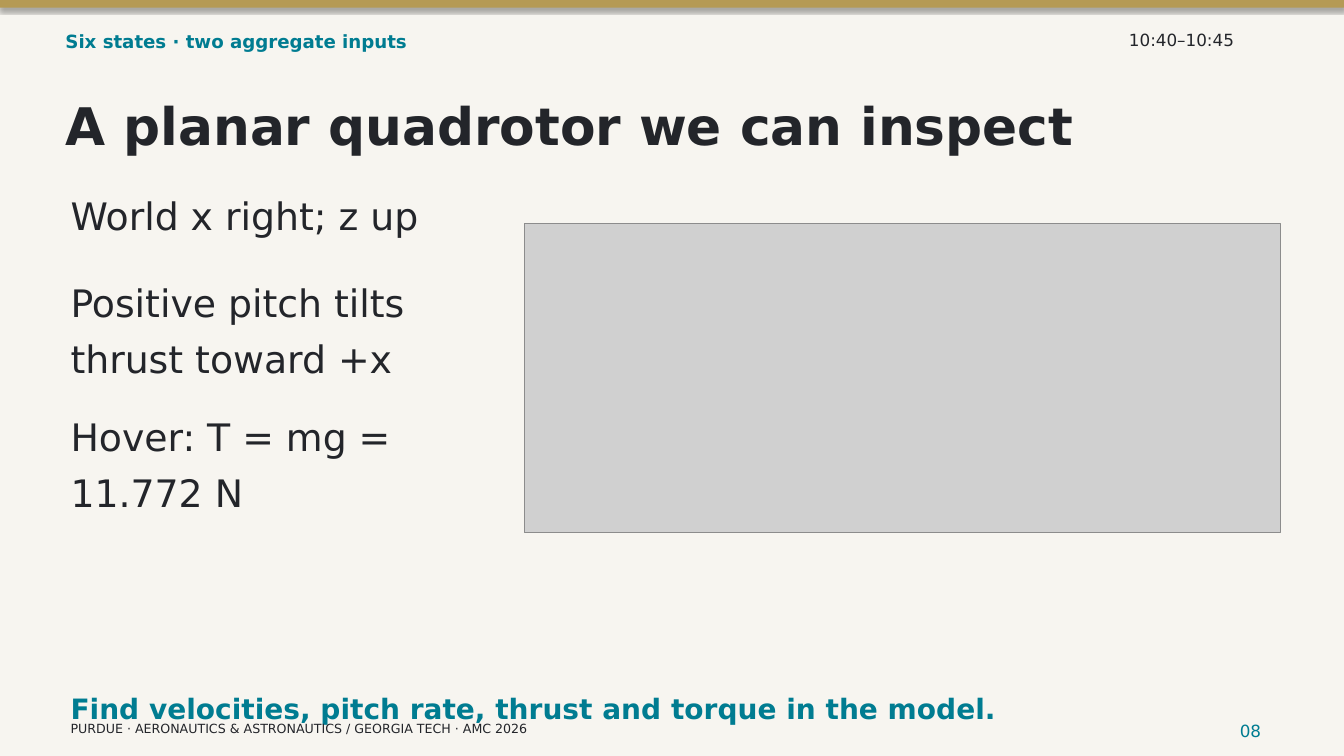
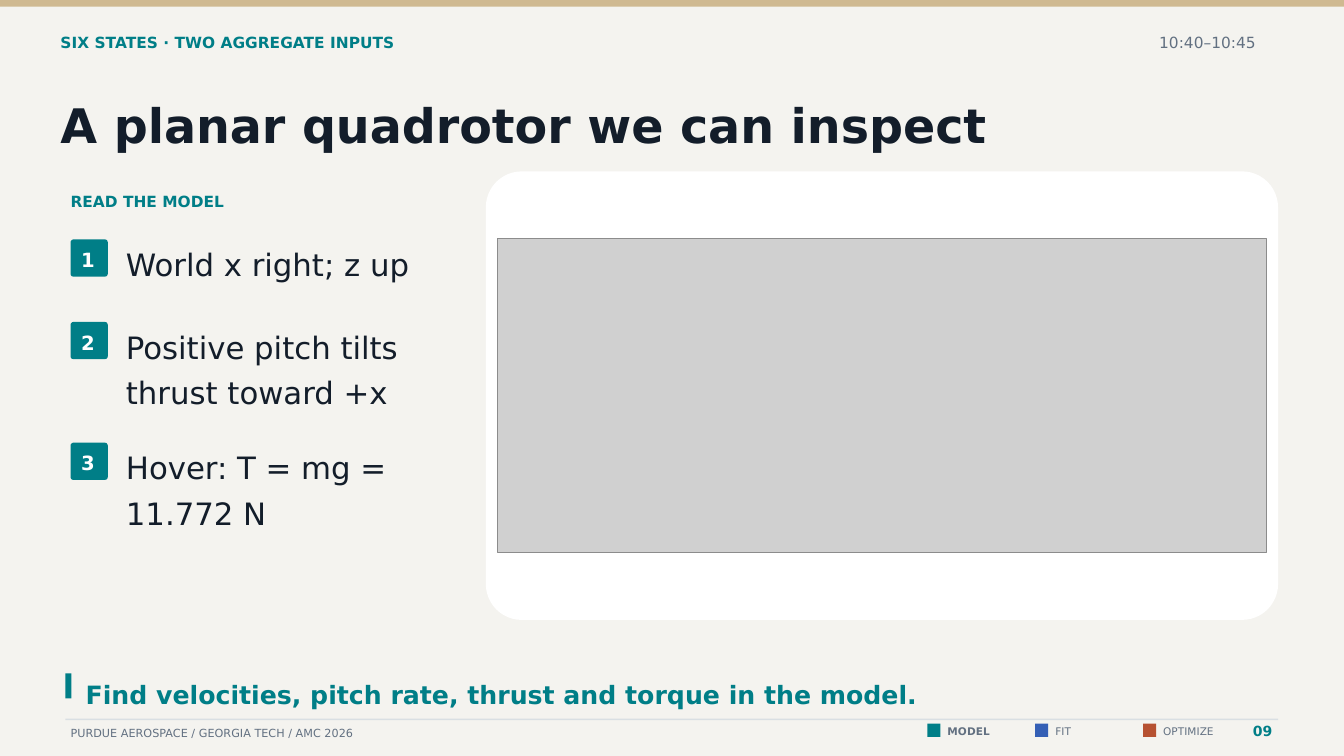
Before and after one commit to CogniPilot/rumoca-workshop, a slide deck: slide 9 of slides/workshop.pptx (slide 8 before the commit). Drawn at 1344x756 pixels with LibreOffice and Linux fonts; fonts in the diff are those of the drawing; grey boxes stand for pictures. Boxes give left, top, right and bottom in pixels: in the first picture for what was removed or moved away, otherwise in the second. Text is boxed around its words. In the diff, an @@ line names an element or a change of style, - is before the commit and + after.

Commit message:
Connect the workshop to interactive models, extensible backends and tested cloud tools

```diff
--- a/slides/workshop.pptx
+++ b/slides/workshop.pptx
@@ background #F7F5F0 to #F4F3EF @@
@@ rectangle at (0,0,1344,7): fill #B59A55 to #CFB991; shadow off @@
@@ text "10:40–10:45": place and size @@
-text "10:40–10:45" at (1129,33,1234,47)
+text "10:40–10:45" at (1159,36,1256,48)
@@ text "10:40–10:45" at (1159,36,1256,48): size 12 to 11 pt, text colour #23252A to #627081 @@
@@ text at (60,36,394,49): text changed; size 13 to 11 pt; text colour #007C91 to #007E87 @@
-Six states · two aggregate inputs
+SIX STATES · TWO AGGREGATE INPUTS
@@ text "A planar quadrotor we can ..." at (60,107,987,153): size 37 to 34 pt, text colour #23252A to #131D2A @@
@@ rounded rectangle added at (486,171,1278,620), fill #FFFFFF @@
@@ text added at (71,195,224,208), 11 pt, text #007E87, bold @@
+READ THE MODEL
@@ size 27 to 22 pt, text colour #23252A to #131D2A in 3 elements at (126,456,350,525), (126,335,398,405), (126,252,409,283) @@
@@ text "World x right; z up": place and size @@
-text "World x right; z up" at (71,201,418,238)
+text "World x right; z up" at (126,252,409,283)
@@ picture: place and size @@
-picture at (524,223,1280,532)
+picture at (498,238,1266,553)
@@ rounded rectangle added at (71,240,108,277), fill #007E87 @@
@@ text added at (81,252,95,267), 14 pt, text #FFFFFF, bold @@
+1
@@ rounded rectangle added at (71,322,108,359), fill #007E87 @@
@@ text "Positive pitch tilts": place and size @@
-text "Positive pitch tilts" at (71,288,404,374)
+text "Positive pitch tilts" at (126,335,398,405)
@@ text added at (81,335,95,350), 14 pt, text #FFFFFF, bold @@
+2
@@ rounded rectangle added at (71,443,108,480), fill #007E87 @@
@@ text "Hover: T = mg =": place and size @@
-text "Hover: T = mg =" at (71,423,347,507)
+text "Hover: T = mg =" at (126,456,350,525)
@@ text added at (81,455,95,471), 14 pt, text #FFFFFF, bold @@
+3
@@ rectangle added at (66,674,72,699), fill #007E87 @@
@@ text "Find velocities, pitch rate, thrust ...": place and size @@
-text "Find velocities, pitch rate, thrust ..." at (71,697,996,725)
+text "Find velocities, pitch rate, thrust ..." at (86,685,917,710)
@@ text "Find velocities, pitch rate, thrust ..." at (86,685,917,710): size 20 to 18 pt, text colour #007C91 to #007E87 @@
@@ rectangle added at (66,719,1278,720), fill #D9DFE3 @@
@@ text at (71,728,353,737): text changed; size 9 to 8 pt; text colour #23252A to #627081 @@
-PURDUE · AERONAUTICS & ASTRONAUTICS / GEORGIA TECH · AMC 2026
+PURDUE AEROSPACE / GEORGIA TECH / AMC 2026
@@ rectangle added at (928,724,941,737), fill #007E87 @@
@@ text added at (947,727,989,735), 7.5 pt, text #627081, bold @@
+MODEL
@@ rectangle added at (1035,724,1049,737), fill #345FB5 @@
@@ text added at (1055,727,1071,735), 7.5 pt, text #627081 @@
+FIT
@@ rectangle added at (1143,724,1156,737), fill #B65131 @@
@@ text added at (1163,727,1213,735), 7.5 pt, text #627081 @@
+OPTIMIZE
@@ text removed at (1240,724,1261,738) @@
-08
@@ text added at (1253,725,1272,736), 10 pt, text #007E87, bold @@
+09
```
Also in this commit, not shown: 20 other slides changed, 7 slides added, 5 slides removed, 53 other files.
